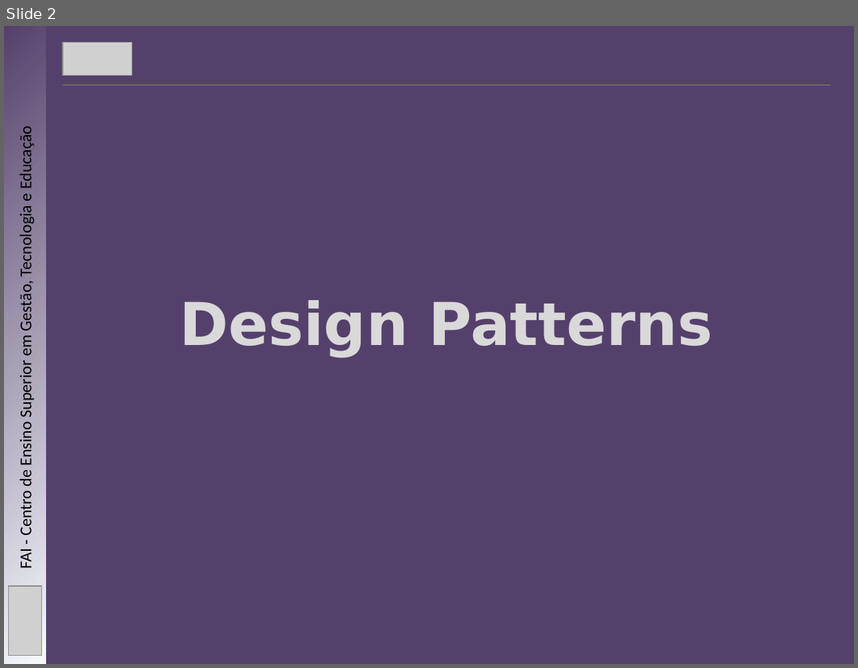
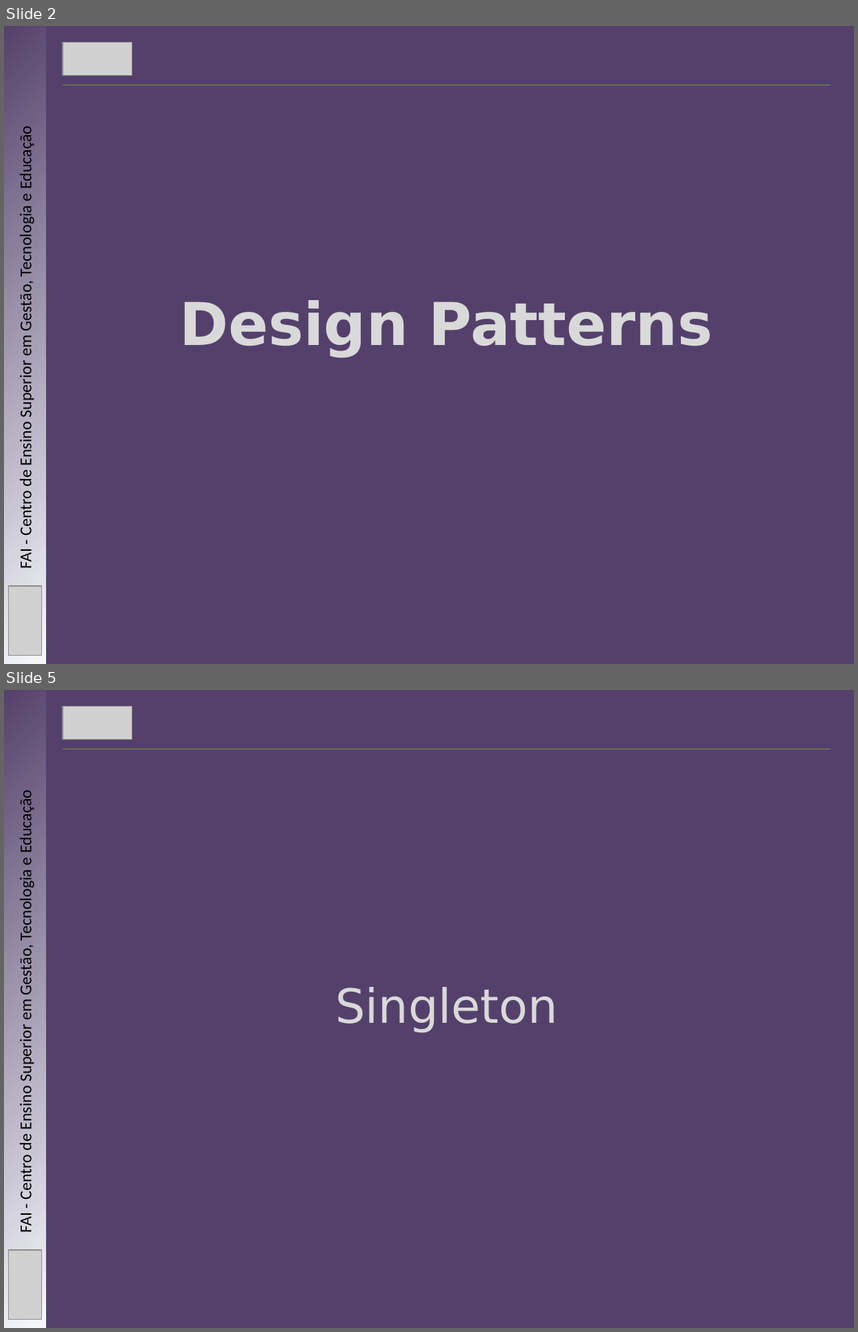
Before and after one commit to mbernardesp/lab-dev-software-sgh, a slide deck: slides/design-patterns.pptx. Shown one above the other, each under a label of ours: slide 2 before the commit, slides 2 and 5 after it; the slides between them are not shown. The pictures are 858x668 and 858x1332 pixels, drawn with LibreOffice and Linux fonts; fonts in the diff are those of the drawing; grey boxes stand for pictures. Boxes give left, top, right and bottom in pixels: in the first picture for what was removed or moved away, otherwise in the second. Text is boxed around its words. In the diff, an @@ line names an element or a change of style, - is before the commit and + after.

```diff
--- a/slides/design-patterns.pptx
+++ b/slides/design-patterns.pptx
@@ slide 5 added at [4,690,854,1328], background #54416B @@
@@ rectangle added at [4,690,45,1328], fill gradient #F6F9FC to #54416B @@
@@ picture added at [63,706,132,739] @@
@@ line added from (63, 749) to (831, 749), #4F6228 0.75 pt @@
@@ text added at [16,796,36,1232], 14 pt, text #000000 @@
+FAI - Centro de Ensino Superior em Gestão, Tecnologia e Educação
@@ text added at [335,987,557,1032], 40 pt, text #D9D9D9 @@
+Singleton
@@ picture added at [9,1250,42,1319] @@
```
Also in this commit, not shown: 4 slides changed, 5 other slides added, 7 other files.
